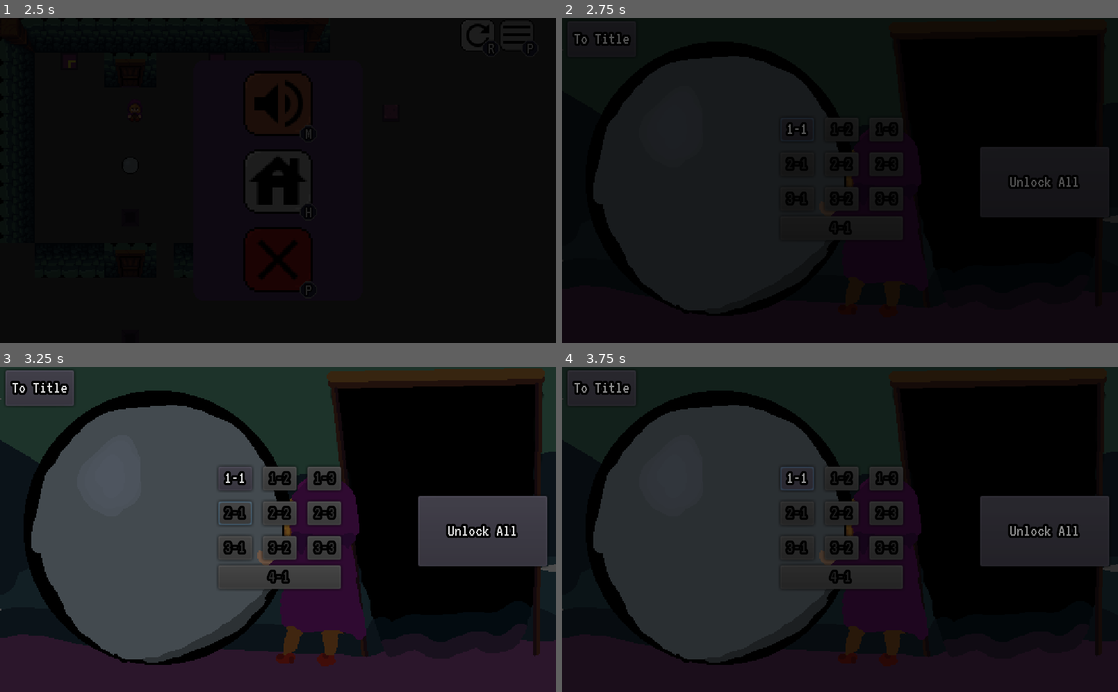
Above: before the commit, frames 1-4 (two rows, left to right).
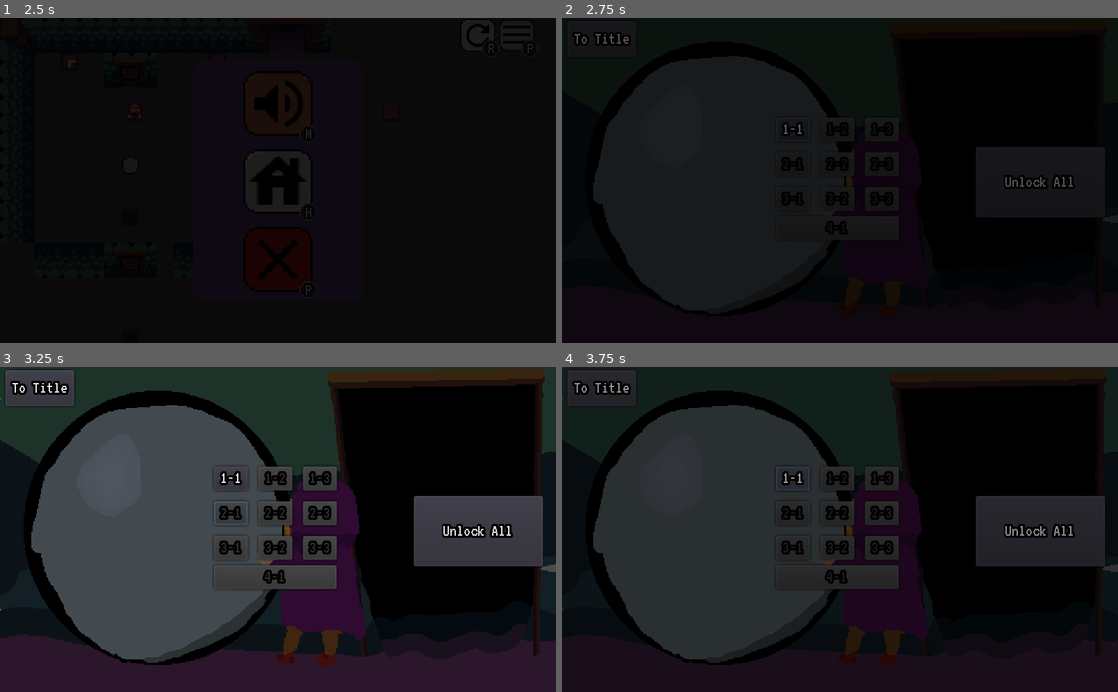
Above: after the commit, the same moments.

Repository: bc5g15/rock-push
Game: Godot game, scene res://Debug.tscn
The game is run twice, just before and just after one commit, with the same random seed, the same clock (stepped at 60 frames per second) and the same inputs.
Inputs (mouse positions are in pixels of both pictures, inside the frame that each line leads up to):
- Up to frame 1 (2.5 s): tap Enter (ui_accept) at 0.5, 0.77 s; hold D (right) 0.53-1.25 s; click (517, 34) at 1.25 s; click (278, 180) at 2 s
- Up to frame 2 (2.75 s): no input
- Up to frame 3 (3.25 s): hold S (down) from 2.78 s (still down); tap Enter (ui_accept) at 3.02 s
- Up to frame 4 (3.75 s): release S (down) at 3.5 s; click "1-1" at 3.5 s

Frame 1 is identical in both runs. In frame 2, 0.4% of the frame differs, in the area x 39-99%, y 32-63%; in frame 3, 2.6%, in the area x 38-99%, y 30-69%; in frame 4, 2.2%.

Commit message:
Add star on all levels complete

Diff:
--- a/MenuShift.tscn
+++ b/MenuShift.tscn
@@ -8,7 +8,8 @@
 [ext_resource path="res://Assets/UI/round_navigation_white_48dp.png" type="Texture" id=6]
 [ext_resource path="res://Assets/UI/round_play_arrow_white_48dp.png" type="Texture" id=7]
 [ext_resource path="res://fontTheme.tres" type="Theme" id=8]
-
+[ext_resource path="res://Assets/UI/round_star_rate_white_48dp.png" type="Texture" id=9]
+[ext_resource path="res://TopScripts/CompleteStar.gd" type="Script" id=10]
 
 [sub_resource type="ShortCut" id=1]
 
@@ -285,6 +286,8 @@
 }
 
 [node name="LevelSelect" parent="LevelSelect" instance=ExtResource( 2 )]
+margin_left = -4.0
+margin_right = -4.0
 
 [node name="ScrollRightBtn" type="Button" parent="LevelSelect"]
 margin_left = 5.24408
@@ -296,6 +299,20 @@
 __meta__ = {
 "_edit_use_anchors_": false
 }
+
+[node name="CompleteStar" type="TextureRect" parent="LevelSelect"]
+self_modulate = Color( 0.784314, 0.721569, 0.054902, 1 )
+anchor_top = 0.5
+anchor_bottom = 0.5
+margin_left = 96.0
+margin_top = -54.0
+margin_right = 192.0
+margin_bottom = 42.0
+texture = ExtResource( 9 )
+script = ExtResource( 10 )
+__meta__ = {
+"_edit_use_anchors_": false
+}
 [connection signal="pressed" from="TitleScreen/ScrollLeftBtn" to="." method="_on_ScrollUpBtn_pressed"]
 [connection signal="pressed" from="TitleScreen/CreditsBtn" to="." method="_on_CreditsBtn_pressed"]
 [connection signal="pressed" from="Credits/FromCredits" to="." method="_on_FromCredits_pressed"]
--- /dev/null
+++ b/TopScripts/CompleteStar.gd
@@ -0,0 +1,17 @@
+extends TextureRect
+
+
+# Declare member variables here. Examples:
+# var a = 2
+# var b = "text"
+
+
+# Called when the node enters the scene tree for the first time.
+func _ready():
+	visible = LevelUnlocker.all_complete()
+	pass # Replace with function body.
+
+
+# Called every frame. 'delta' is the elapsed time since the previous frame.
+#func _process(delta):
+#	pass
--- a/TopScripts/LevelUnlocker.gd
+++ b/TopScripts/LevelUnlocker.gd
@@ -47,3 +47,9 @@
 func unlock_all():
 	for level in levels:
 		levels[level] = true
+
+func all_complete():
+	for level in completeLevels:
+		if completeLevels[level] == false:
+			return false
+	return true
Binary file added: Assets/UI/round_star_rate_white_48dp.png
Not shown, added: Assets/UI/round_star_rate_white_48dp.png.import
Not shown: 1 places in MenuShift.tscn that only renumber resources
